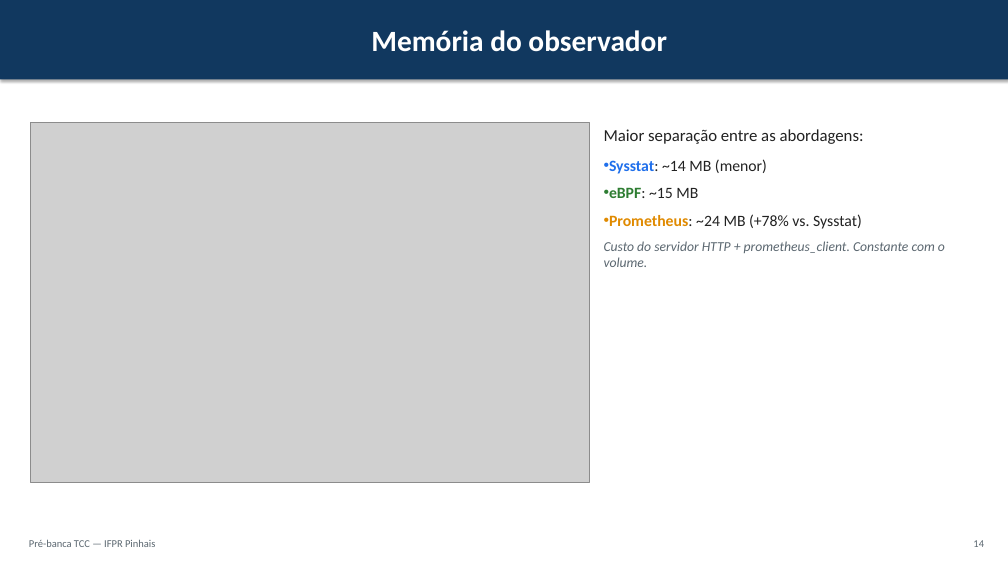
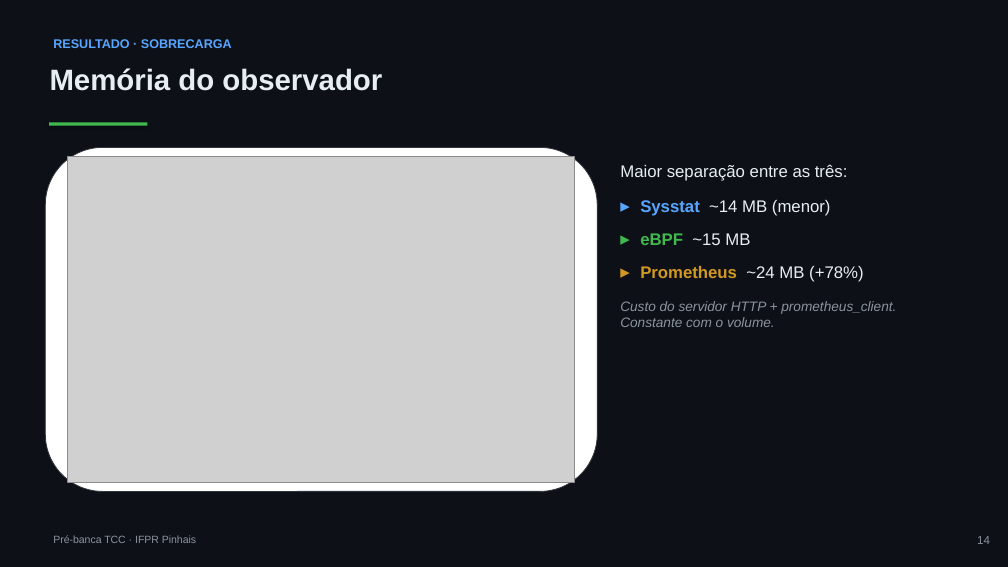
Before and after one commit to joaopedroplinta/vnf-monitoring-benchmark, a slide deck: slide 14 of docs/apresentacao/apresentacao_tcc.pptx. Drawn at 1008x567 pixels with LibreOffice and Linux fonts; fonts in the diff are those of the drawing; grey boxes stand for pictures. Boxes give left, top, right and bottom in pixels: in the first picture for what was removed or moved away, otherwise in the second. Text is boxed around its words. In the diff, an @@ line names an element or a change of style, - is before the commit and + after.

Commit message:
docs: redesenhar slides da pre-banca com tema escuro
Aplica tema escuro tech (fundo grafite, acentos neon verde/azul/laranja)
no gerador PPTX e no HTML reveal.js. Corrige sobreposicoes trocando a
fonte para Arial e ligando auto-ajuste de texto nas caixas. Aperta
fontes e espacamentos no HTML para o conteudo caber sem corte na altura
fixa do slide.

```diff
--- a/docs/apresentacao/apresentacao_tcc.pptx
+++ b/docs/apresentacao/apresentacao_tcc.pptx
@@ background #FFFFFF to #0D1117 @@
@@ text "Memória do observador": place and size @@
-text "Memória do observador" at box(0, 0, 1008, 79)
+text "Memória do observador" at box(50, 68, 382, 91)
@@ text "Memória do observador" at box(50, 68, 382, 91): font Calibri to Arial, text colour #FFFFFF to #E6EDF3; alignment centre to left; more space between paragraphs; vertical alignment middle to top; fill #11385F to none; shadow off @@
@@ text added at box(53, 39, 232, 48), 12 pt, text #58A6FF, bold @@
+RESULTADO · SOBRECARGA
@@ rounded rectangle added at box(45, 147, 597, 492), fill #FFFFFF, outline #30363D 0.75 pt @@
@@ rectangle added at box(49, 123, 147, 126), fill #3FB950 @@
@@ picture: place and size @@
-picture at box(30, 123, 590, 482)
+picture at box(68, 157, 575, 482)
@@ text "Maior separação entre as três:": place and size @@
-text "Maior separação entre as três:" at box(604, 129, 945, 267)
+text "Maior separação entre as três:" at box(620, 164, 896, 327)
@@ text at box(620, 164, 863, 282): text changed; size 15 to 16 pt; font Calibri to Arial; text colour #222222 to #E6EDF3 @@
-Maior separação entre as abordagens:
-• Sysstat: ~14 MB (menor)
-• eBPF: ~15 MB
-• Prometheus: ~24 MB (+78% vs. Sysstat)
+Maior separação entre as três:
+▸ Sysstat ~14 MB (menor)
+▸ eBPF ~15 MB
+▸ Prometheus ~24 MB (+78%)
@@ text at box(620, 301, 896, 327): font Calibri to Arial, text colour #5B6770 to #8B949E in "Custo do servidor HTTP + prometheus_client. Constante ..."; more space between paragraphs @@
@@ text at box(53, 535, 196, 543): text changed; font Calibri to Arial; text colour #5B6770 to #8B949E @@
-Pré-banca TCC — IFPR Pinhais
+Pré-banca TCC · IFPR Pinhais
@@ text "14" at box(977, 536, 990, 544): size 10 to 11 pt, font Calibri to Arial, text colour #5B6770 to #8B949E @@
```
Also in this commit, not shown: 18 other slides changed, 2 other files.
